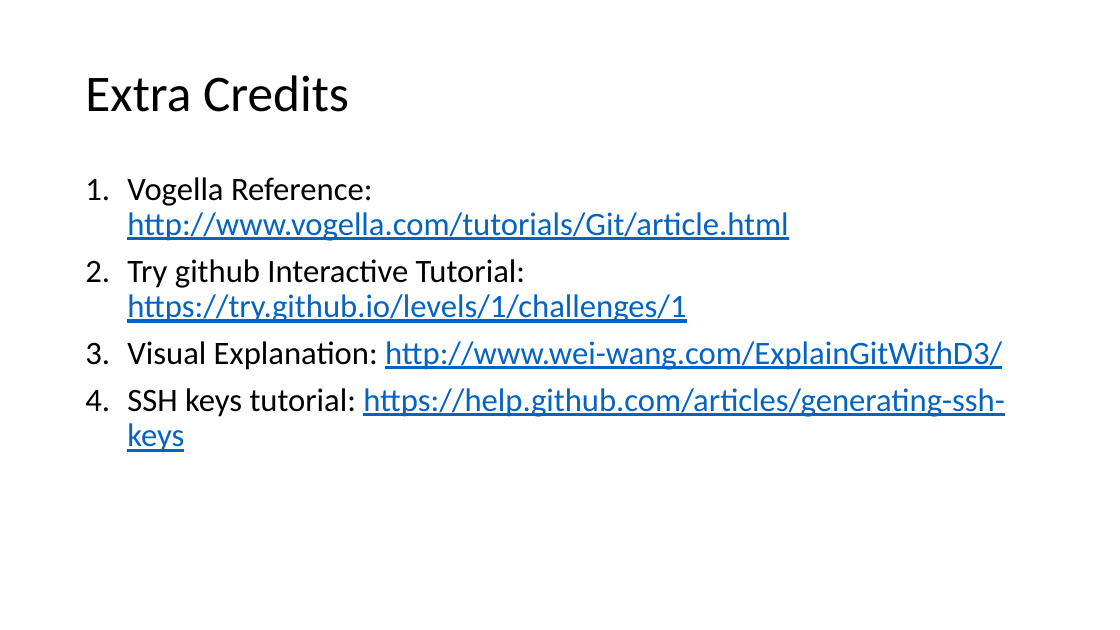
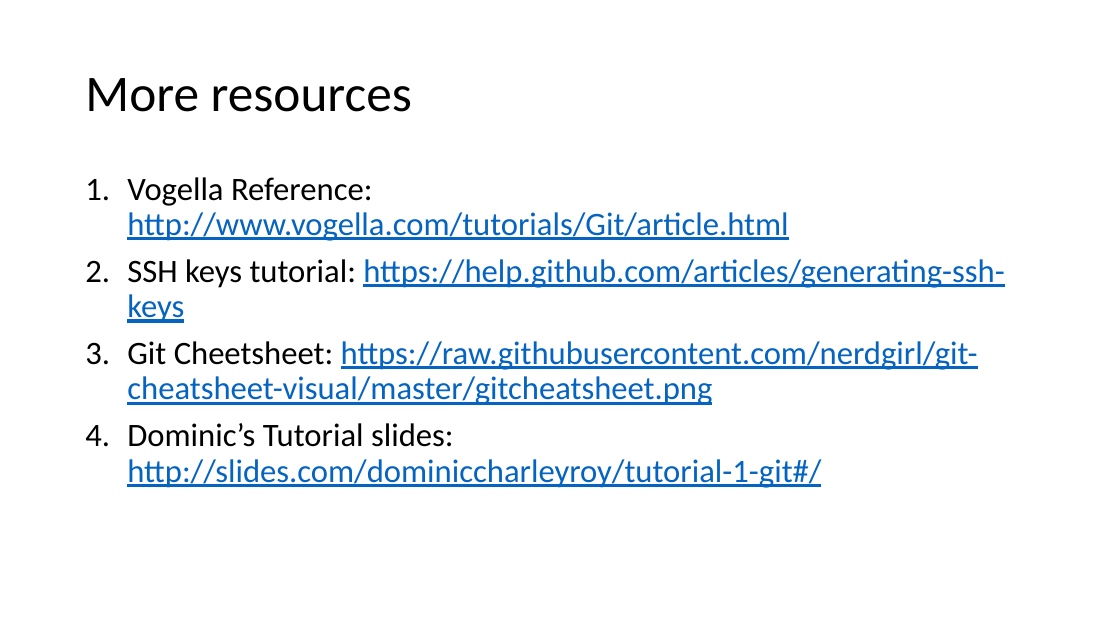
Before and after one commit to shabbir-hussain/ecse321tutorials, a slide deck: slide 30 of 01-githubTutorial1.pptx (slide 27 before the commit). Drawn at 1120x630 pixels with LibreOffice and Linux fonts; fonts in the diff are those of the drawing. Boxes give left, top, right and bottom in pixels: in the first picture for what was removed or moved away, otherwise in the second. Text is boxed around its words. In the diff, an @@ line names an element or a change of style, - is before the commit and + after.

Commit message:
added more content to tutorial 1

```diff
--- a/01-githubTutorial1.pptx
+++ b/01-githubTutorial1.pptx
@@ title at <box>85,78,412,112</box>: text changed @@
-Extra Credits
+More resources
@@ text at <box>127,259,1002,370</box>: paragraphs removed @@
-2. Try github Interactive Tutorial: https://try.github.io/levels/1/challenges/1
-3. Visual Explanation: http://www.wei-wang.com/ExplainGitWithD3/
@@ text at <box>127,341,978,488</box>: paragraphs added @@
+3. Git Cheetsheet: https://raw.githubusercontent.com/nerdgirl/git-cheatsheet-visual/master/gitcheatsheet.png
+4. Dominic’s Tutorial slides: http://slides.com/dominiccharleyroy/tutorial-1-git#/
```
Also in this commit, not shown: 5 other slides changed, 5 slides added, 2 slides removed.
